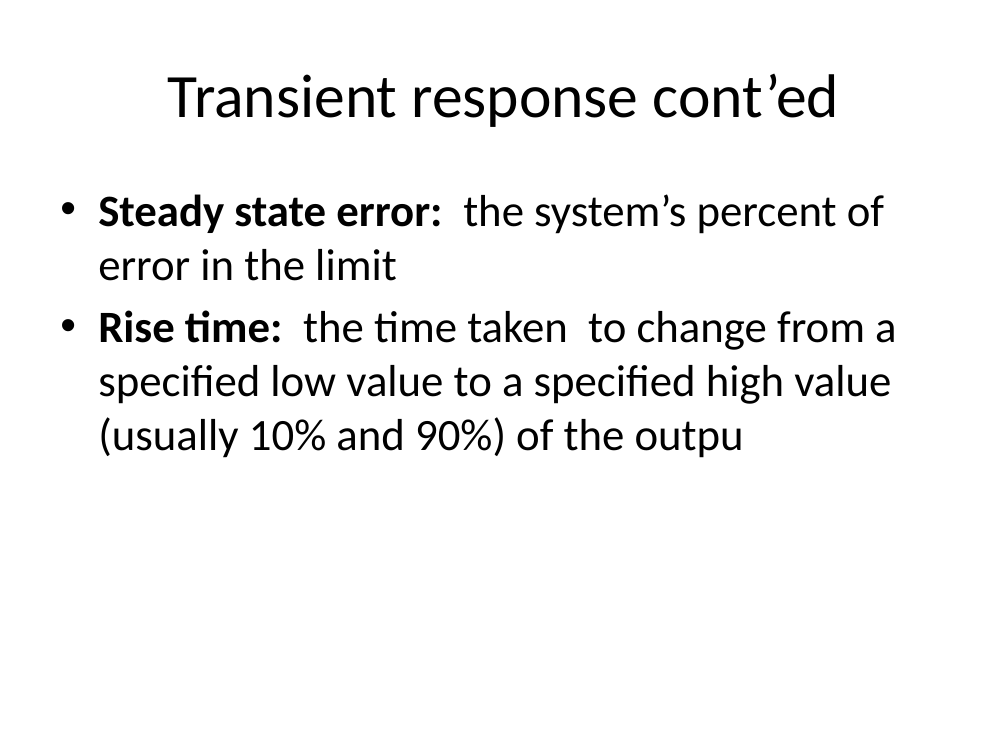
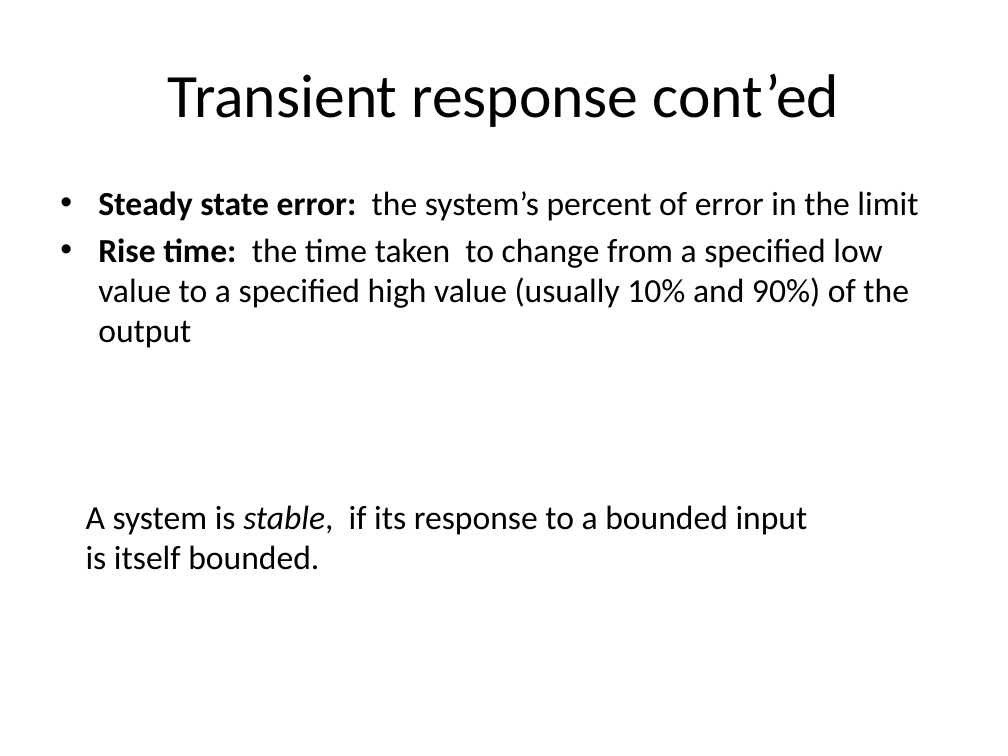
Before and after one commit to amitrokh/CMSC498F, a slide deck: slide 19 of lectures/week_4/Control.pptx. Drawn at 1008x756 pixels with LibreOffice and Linux fonts; fonts in the diff are those of the drawing. Boxes give left, top, right and bottom in pixels: in the first picture for what was removed or moved away, otherwise in the second. Text is boxed around its words. In the diff, an @@ line names an element or a change of style, - is before the commit and + after.

```diff
--- a/lectures/week_4/Control.pptx
+++ b/lectures/week_4/Control.pptx
@@ text at [98,191,918,221]: size 32 to 24 pt in "Steady state error: the system’s percent of ..."; less space between paragraphs @@
@@ text at [98,238,909,348]: text changed; size 32 to 24 pt @@
-• Rise time: the time taken to change from a specified low value to a specified high value (usually 10% and 90%) of the outpu
+• Rise time: the time taken to change from a specified low value to a specified high value (usually 10% and 90%) of the output
@@ text added at [86,505,808,570], 24 pt, text #000000 @@
+A system is stable, if its response to a bounded input
+is itself bounded.
```
Also in this commit, not shown: 2 other slides changed.
